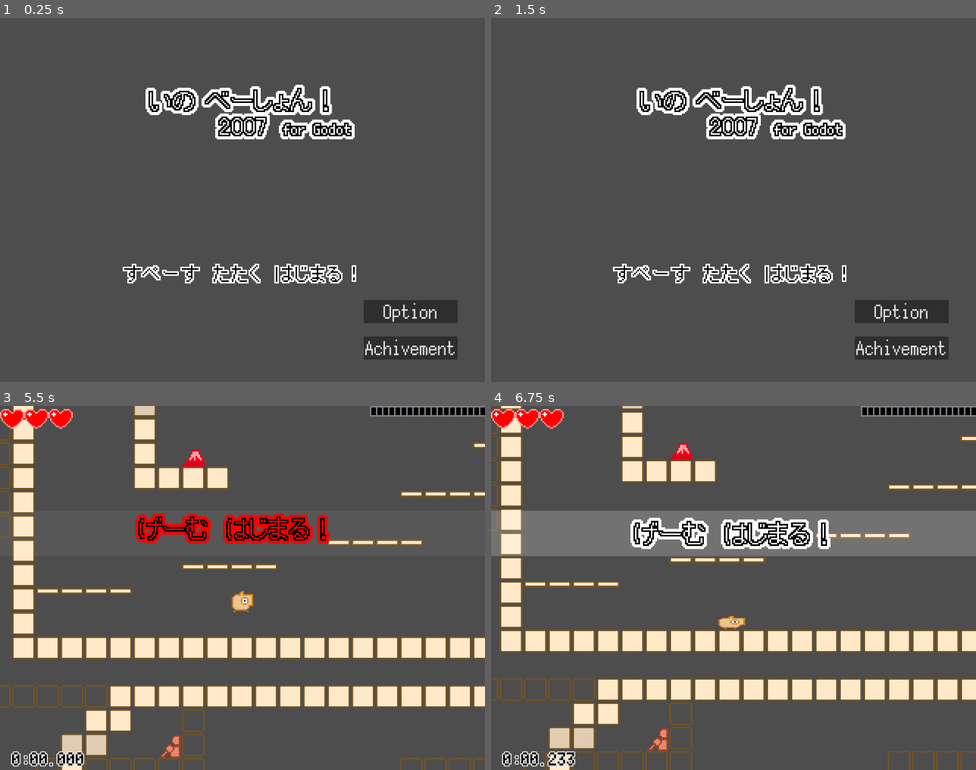
Above: before the commit, frames 1-4 (two rows, left to right).
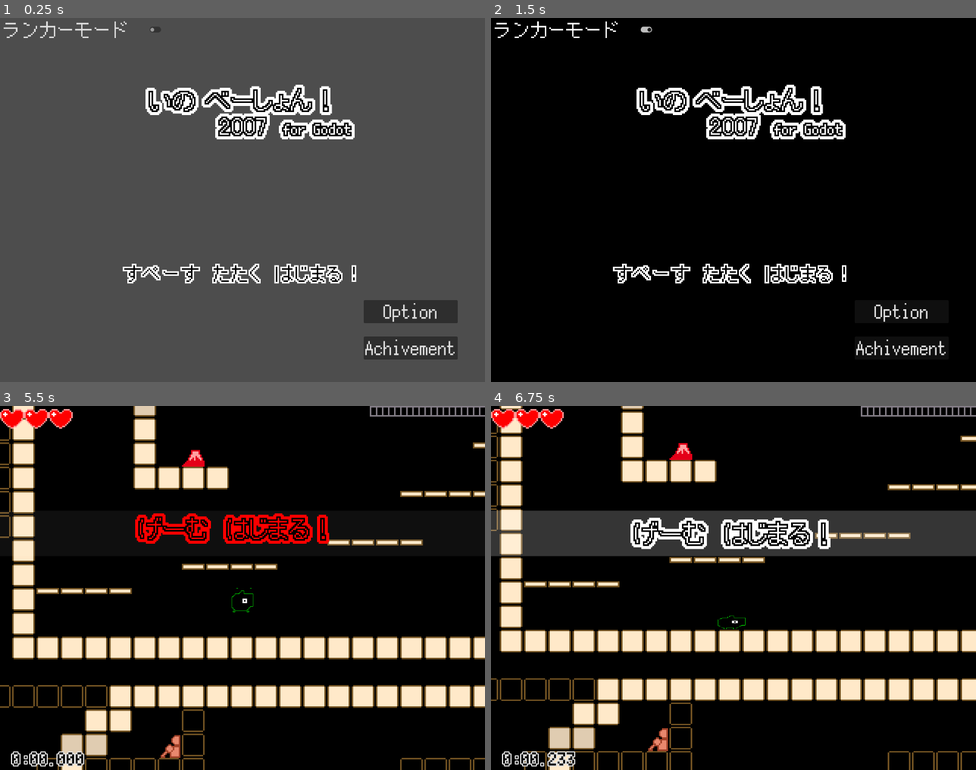
Above: after the commit, the same moments.

Repository: syun77/gd_ino
Game: Godot game, scene res://src/scenes/boot/Boot.tscn
Two runs of this game, one before a commit and one after it. Both use one fixed random seed, a clock stepped at 60 frames per second and the inputs below.
Inputs (mouse positions are in pixels of both pictures, inside the frame that each line leads up to):
- Up to frame 1 (0.25 s): no input
- Up to frame 2 (1.5 s): click (573, 28) at 0.5 s, where only the run after the commit has a clickable "ランカーモード"; move the mouse to (840, 181) at 1.27 s; hold Right (ui_right) from 1.28 s (still down); hold Space (action) from 1.28 s (still down)
- Up to frame 3 (5.5 s): release Right (ui_right) at 2 s; release Space (action) at 2 s; click "Achivement" at 2 s; move the mouse to (145, 606) at 2.77 s; hold Right (ui_right) 2.78-3.53 s; tap Space (action) at 2.85, 4.35 s; move the mouse to (291, 507) at 3.52 s; hold Left (ui_left) 3.53-4.28 s; hold Space (action) 3.53-4.28 s; move the mouse to (218, 660) at 4.27 s; hold Right (ui_right) from 4.28 s (still down); move the mouse to (388, 642) at 5.02 s; hold Space (action) from 5.03 s (still down)
- Up to frame 4 (6.75 s): tap R (reset) at 5.65 s; move the mouse to (588, 533) at 5.77 s; release Right (ui_right) at 5.78 s; release Space (action) at 5.78 s; hold Left (ui_left) 5.78-6.53 s; tap Space (action) at 5.85 s; move the mouse to (757, 588) at 6.52 s; hold Right (ui_right) from 6.53 s (still down); hold Space (action) from 6.53 s (still down)

The runs differ from the first frame. In frame 1, 0.2% of the frame differs, in the area x 0-34%, y 0-6%; in frame 2, 95%, in the area x 0-100%, y 0-100%; in frame 3, 78%; in frame 4, 77%.

Commit message:
ランカーモードを実装中

Diff:
--- a/gd_ino/Main.gd
+++ b/gd_ino/Main.gd
@@ -36,9 +36,10 @@
 # ---------------------------------
 # onready.
 # ---------------------------------
-@onready var _player = $Player
+@onready var _bg = $BgLayer/Bg
+@onready var _player = $MainLayer/Player
 @onready var _camera = $Camera2D
-@onready var _map = $TileMap
+@onready var _map = $MainLayer/TileMap
 @onready var _ui_health = $UILayer/UIHeath
 @onready var _ui_caption = $UILayer/UICaption
 @onready var _ui_item_list = $UILayer/UIItemList
@@ -71,6 +72,10 @@
 func _ready() -> void:
 	# 開始用の初期化.
 	Common.init()
+
+	if Common.is_lunker:
+		# ランカーモード.
+		_bg.visible = true
 
 	# レイヤーを登録する.
 	var layers = {
--- a/gd_ino/Main.tscn
+++ b/gd_ino/Main.tscn
@@ -11,13 +11,24 @@
 [node name="Main" type="Node2D"]
 script = ExtResource("1_q18xd")
 
-[node name="TileMap" type="TileMap" parent="."]
+[node name="BgLayer" type="CanvasLayer" parent="."]
+
+[node name="Bg" type="ColorRect" parent="BgLayer"]
+visible = false
+offset_right = 1280.0
+offset_bottom = 960.0
+color = Color(0, 0, 0, 1)
+
+[node name="MainLayer" type="CanvasLayer" parent="."]
+follow_viewport_enabled = true
+
+[node name="TileMap" type="TileMap" parent="MainLayer"]
 tile_set = ExtResource("1_7akfr")
 format = 2
 layer_0/tile_data = PackedInt32Array(1, 4, 0, 2, 4, 0, 3, 4, 0, 4, 4, 0, 65537, 4, 0, 131073, 4, 0, 65540, 4, 0, 131076 …(29761 unchanged characters)…
 metadata/_edit_lock_ = true
 
-[node name="Player" parent="." instance=ExtResource("2_rjip2")]
+[node name="Player" parent="MainLayer" instance=ExtResource("2_rjip2")]
 position = Vector2(992, 1088)
 
 [node name="ItemLayer" type="CanvasLayer" parent="."]
--- a/gd_ino/src/common/Common.gd
+++ b/gd_ino/src/common/Common.gd
@@ -89,6 +89,7 @@
 		"skip_op_ed": skip_op_ed,
 		"quick_retry": quick_retry,
 		"achievements": _achievements,
+		"is_lunker": is_lunker,
 	}
 	var s = var_to_str(data)
 	f.store_string(s)
@@ -107,6 +108,7 @@
 		skip_op_ed = data["skip_op_ed"]
 		quick_retry = data["quick_retry"]
 		_achievements = data["achievements"]
+		is_lunker = data["is_lunker"]
 
 ## 初期化.
 func init() -> void:
--- a/gd_ino/src/player/Player.gd
+++ b/gd_ino/src/player/Player.gd
@@ -6,7 +6,9 @@
 # ---------------------------------
 # const.
 # ---------------------------------
+const OFS_SPR_LUNKER = 12
 var ANIM_NORMAL_TBL = [0, 1]
+var ANIM_DEAD_TBL = [2, 3, 4, 5]
 
 const JUMP_SCALE_TIME := 0.2
 const JUMP_SCALE_VAL_JUMP := 0.2
@@ -119,6 +121,12 @@
 	max_hp = hp
 	_spr.flip_h = _is_right
 
+	var frame = 0
+	if Common.is_lunker:
+		# ランカーモード.
+		frame += OFS_SPR_LUNKER
+	_spr.frame = frame
+
 ## 更新 > 開始.
 func _update_ready() -> void:
 	pass
@@ -171,9 +179,7 @@
 	_update_jump_scale_anim(delta)
 
 	# アニメーションを更新.
-	var idx = (_cnt/7)%4
-	var tbl = [2, 3, 4, 5]
-	_spr.frame = tbl[idx]
+	_spr.frame = _get_anim(true)
 
 ## HP回復処理.
 func _update_recovery(delta:float) -> void:
@@ -314,12 +320,25 @@
 	# 向きを更新.
 	_is_right = (_direction >= 0.0)
 	_spr.flip_h = _is_right
-	_spr.frame = _get_anim()
+	_spr.frame = _get_anim(false)
 
 ## アニメーションフレーム番号を取得する.
-func _get_anim() -> int:
-	var t = int(_timer_anim * 8)
-	return ANIM_NORMAL_TBL[t%2]
+func _get_anim(is_dead:bool) -> int:
+	var ret = 0
+	if is_dead():
+		# 死亡.
+		var idx = (_cnt/7)%4
+		ret = ANIM_DEAD_TBL[idx]
+	else:
+		# 通常.
+		var t = int(_timer_anim * 8)
+		ret = ANIM_NORMAL_TBL[t%2]
+
+	if Common.is_lunker:
+		# ランカーモードはオフセットする.
+		ret += OFS_SPR_LUNKER
+
+	return ret
 
 ## コリジョンレイヤーの更新.
 func _update_collision_layer() -> void:
--- a/gd_ino/src/scenes/title/Title.gd
+++ b/gd_ino/src/scenes/title/Title.gd
@@ -1,13 +1,22 @@
 extends Node2D
 
 @onready var _menu = $Menu
+@onready var _check_lunker = $CheckLunker
+@onready var _bg = $Bg
 
 ## メニュー揺れタイマー.
 var _timer_shake = 0.0
 var _timer_shake_max = 0.0
 
+## 開始.
+func _ready() -> void:
+	_check_lunker.button_pressed = Common.is_lunker
+	_bg.visible = Common.is_lunker
+
 ## 更新.
 func _process(delta: float) -> void:
+	_bg.visible = Common.is_lunker
+
 	# release()判定で次の画面で早送りしないようにする.
 	if Input.is_action_just_released("action"):
 		# ゲーム開始.
@@ -40,3 +49,10 @@
 ## オプション画面.
 func _on_button_option_pressed() -> void:
 	get_tree().change_scene_to_file("res://src/scenes/option/OptionScene.tscn")
+
+## ランカーモード切り替え.
+func _on_check_lunker_toggled(b: bool) -> void:
+	Common.is_lunker = b
+	Common.to_save()
+	# フォーカスを外す.
+	_check_lunker.release_focus()
--- a/gd_ino/src/scenes/title/Title.tscn
+++ b/gd_ino/src/scenes/title/Title.tscn
@@ -7,6 +7,12 @@
 
 [node name="Title" type="Node2D"]
 script = ExtResource("1_40xuv")
+
+[node name="Bg" type="ColorRect" parent="."]
+visible = false
+offset_right = 1280.0
+offset_bottom = 960.0
+color = Color(0, 0, 0, 1)
 
 [node name="Title" type="Sprite2D" parent="."]
 position = Vector2(640, 224)
@@ -36,5 +42,12 @@
 theme = ExtResource("4_d4htc")
 text = "Option"
 
+[node name="CheckLunker" type="CheckButton" parent="."]
+offset_right = 432.0
+offset_bottom = 61.0
+theme = ExtResource("4_d4htc")
+text = "ランカーモード　"
+
 [connection signal="pressed" from="ButtonAchievement" to="." method="_on_button_achievement_pressed"]
 [connection signal="pressed" from="ButtonOption" to="." method="_on_button_option_pressed"]
+[connection signal="toggled" from="CheckLunker" to="." method="_on_check_lunker_toggled"]
Binary file changed: gd_ino/assets/images/player.png
